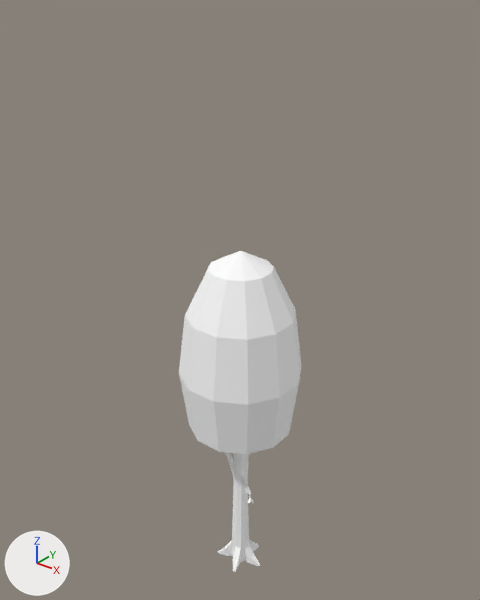
What one commit did to the glTF model public/models/Tree.glb.
One viewpoint serves both versions: a camera (50 mm lens) standing at (2.79, -3.5, 4.78) and looking at (-0.09, 0.11, 2.54). The axes (+X, +Y, +Z) are drawn at lower left. The lights are the same throughout. The first picture is the older version. Vertices at exactly the same position are counted once.
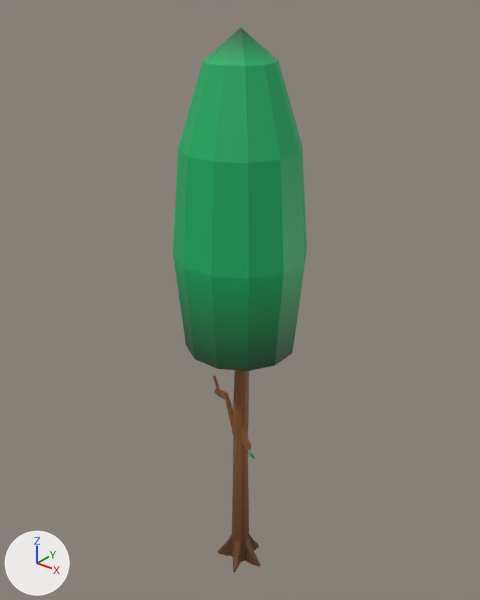
Changed parts and their boxes [x1, y1, x2, y2] in the pictures (480 x 600 px):
'sphere', recoloured, moved, rescaled (darker, 10% wider, 69% taller): before [179, 251, 301, 454]; after [173, 27, 307, 371]
'mesh', recoloured, moved, rescaled (darker, 12% wider, 68% taller): before [218, 452, 260, 572]; after [213, 370, 260, 572]
'circle.001', moved, rescaled: before [248, 498, 251, 503]; after [248, 452, 252, 457]
part 2 of me_mesh_1, recoloured: before [179, 251, 301, 454]; after [173, 27, 307, 369]
part 3 of me_mesh_1, recoloured: before [179, 376, 289, 454]; after [173, 256, 303, 371]

The change, as a list of edits to the scene's bpy script:
```text
Add mat_defaultmaterial_001:
    mat_defaultmaterial_001 = bpy.data.materials.new('DefaultMaterial.001')
    mat_defaultmaterial_001.use_nodes = True; mat_defaultmaterial_001.node_tree.nodes.clear()
    _N = mat_defaultmaterial_001.node_tree.nodes; _L = mat_defaultmaterial_001.node_tree.links
    n0 = _N.new('ShaderNodeOutputMaterial'); n0.name = 'Material Output'
    n1 = _N.new('ShaderNodeBsdfPrincipled'); n1.name = 'Principled BSDF'
    n2 = _N.new('ShaderNodeVertexColor'); n2.name = 'Color Attribute'
    _L.new(n1.outputs[0], n0.inputs[0])  # 'BSDF' to 'Surface'
    _L.new(n2.outputs[0], n1.inputs[0])  # 'Color' to 'Base Color'
Change me_mesh_0:
    where me_mesh_0.from_pydata(...)  # 278 vertices, 572 faces; spans x -0.285..0.293, y -0.195..0.195, z 0.0..1.194
    used by ob_mesh; location = (0.0, 0.0, 0.019); scale = (1.0, 1.0, 2.0)
    me_mesh_0 part 1: 456 faces centred in x -0.278..0.246, y -0.193..0.193, z 0.0..0.896 are repainted in the vertex colours; the middle colour goes from white #ffffff to brown #8b572c
Change me_mesh_1:
    where me_mesh_1.from_pydata(...)  # 61 vertices, 108 faces; spans x -0.469..0.469, y -0.469..0.469, z -0.25..0.5
    used by ob_sphere; location = (0.0, 0.0, 2.006); scale = (1.0, 1.0, 2.0)
    remove me_mesh_1.materials.append(mat_material_1)
    me_mesh_1 part 2: 73 faces centred in x -0.448..0.448, y -0.448..0.448, z -0.208..0.455 are repainted in the vertex colours; the middle colour goes from white #ffffff to green #0eb263
    me_mesh_1 part 3: 35 faces centred in x -0.427..0.427, y -0.427..0.427, z -0.229..-0.167 are repainted in the vertex colours; the middle colour goes from white #ffffff to dark green #274f36
    add me_mesh_1.materials.append(mat_defaultmaterial_001)
Change ob_mesh:
    ob_mesh.location: (0.0, 0.0, 0.019) -> (0.0, 0.0, 0.017)
    ob_mesh.scale: (1.0, 1.0, 2.0) -> (1.0, 1.0, 3.0)
Change ob_sphere:
    ob_sphere.location: (0.0, 0.0, 2.006) -> (0.0, 0.0, 2.998)
    ob_sphere.scale: (1.0, 1.0, 2.0) -> (1.0, 1.0, 3.0)
Change ob_circle_001:
    ob_circle_001.location: (0.256, -0.206, 0.956) -> (0.256, -0.206, 1.423)
    ob_circle_001.scale: (1.16, 1.22, 1.78) -> (1.24, 1.35, 2.45)
```
